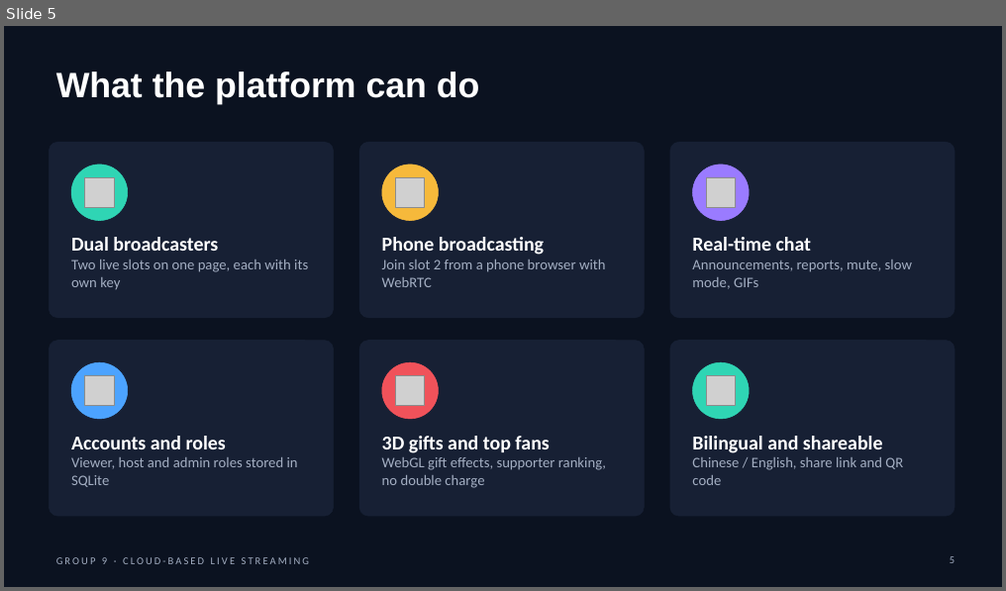
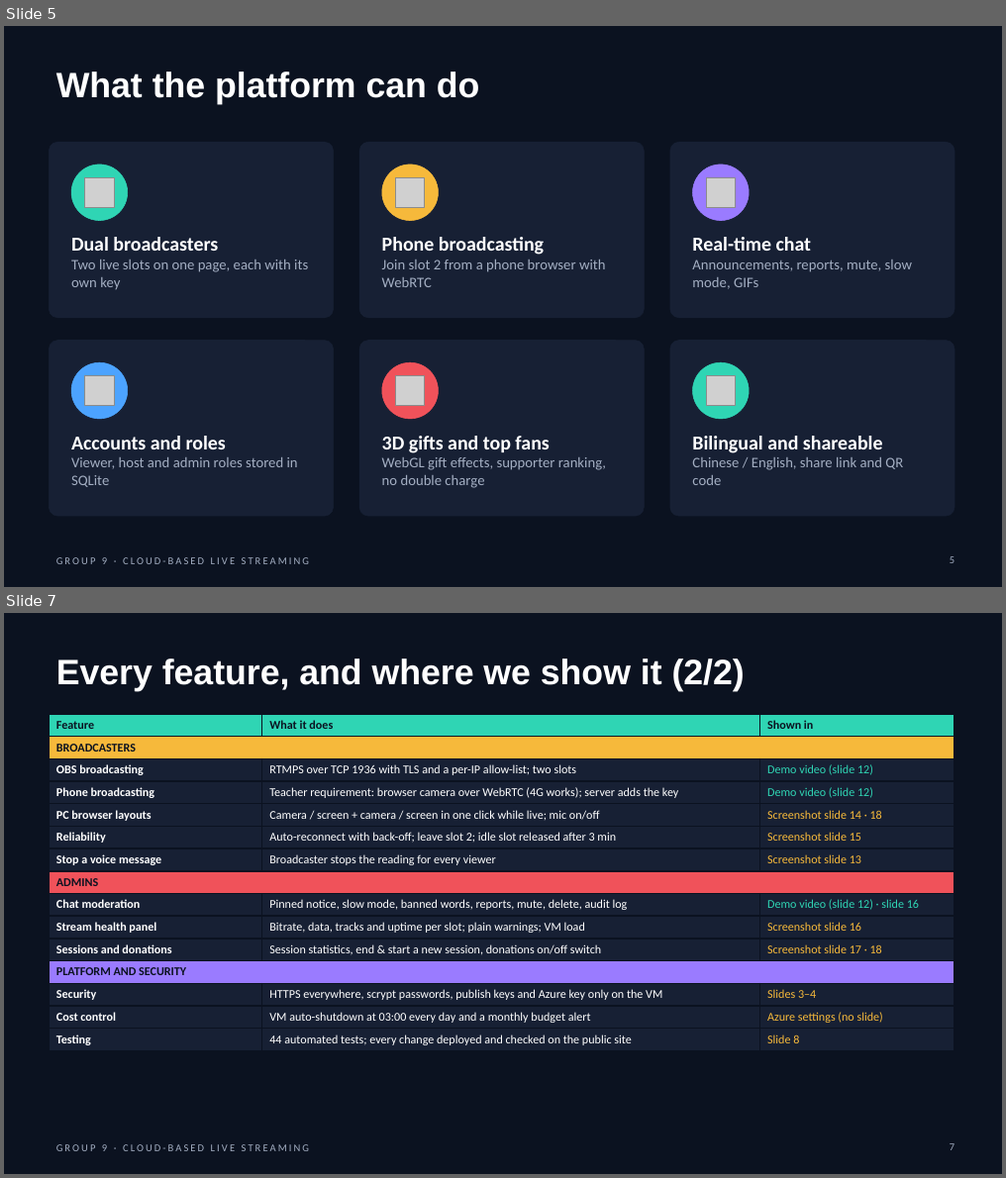
Before and after one commit to yycc0112299/live_streaming, a slide deck: docs/final-report/Group 9.pptx. Shown one above the other, each under a label of ours: slide 5 before the commit, slides 5 and 7 after it; the slides between them are not shown. The pictures are 1006x591 and 1006x1178 pixels, drawn with LibreOffice and Linux fonts; fonts in the diff are those of the drawing; grey boxes stand for pictures. Boxes give left, top, right and bottom in pixels: in the first picture for what was removed or moved away, otherwise in the second. Text is boxed around its words. In the diff, an @@ line names an element or a change of style, - is before the commit and + after.

```diff
--- a/docs/final-report/Group 9.pptx
+++ b/docs/final-report/Group 9.pptx
@@ slide 7 added at [4,613,1002,1174], background #0B1220; not listed: 1 template element that a slide beside it also shows @@
@@ title added at [56,659,745,692], 34 pt, text #FFFFFF, bold @@
+Every feature, and where we show it (2/2)
@@ table added at [49,714,954,1050], 15 rows, 3 columns @@
+Feature | What it does | Shown in
+BROADCASTERS |  | 
+OBS broadcasting | RTMPS over TCP 1936 with TLS and a per-IP allow-list; two slots | Demo video (slide 12)
+Phone broadcasting | Teacher requirement: browser camera over WebRTC (4G works); server adds the key | Demo video (slide 12)
+PC browser layouts | Camera / screen + camera / screen in one click while live; mic on/off | Screenshot slide 14 · 18
+Reliability | Auto-reconnect with back-off; leave slot 2; idle slot released after 3 min | Screenshot slide 15
+Stop a voice message | Broadcaster stops the reading for every viewer | Screenshot slide 13
+ADMINS |  | 
+Chat moderation | Pinned notice, slow mode, banned words, reports, mute, delete, audit log | Demo video (slide 12) · slide 16
+Stream health panel | Bitrate, data, tracks and uptime per slot; plain warnings; VM load | Screenshot slide 16
+Sessions and donations | Session statistics, end & start a new session, donations on/off switch | Screenshot slide 17 · 18
+PLATFORM AND SECURITY |  | 
+Security | HTTPS everywhere, scrypt passwords, publish keys and Azure key only on the VM | Slides 3–4
+Cost control | VM auto-shutdown at 03:00 every day and a monthly budget alert | Azure settings (no slide)
+Testing | 44 automated tests; every change deployed and checked on the public site | Slide 8
@@ page number added at [949,1144,954,1151], 10 pt, text #A3AEC2 @@
+7
```
Also in this commit, not shown: 3 slides changed, 2 other slides added, 5 other files.
